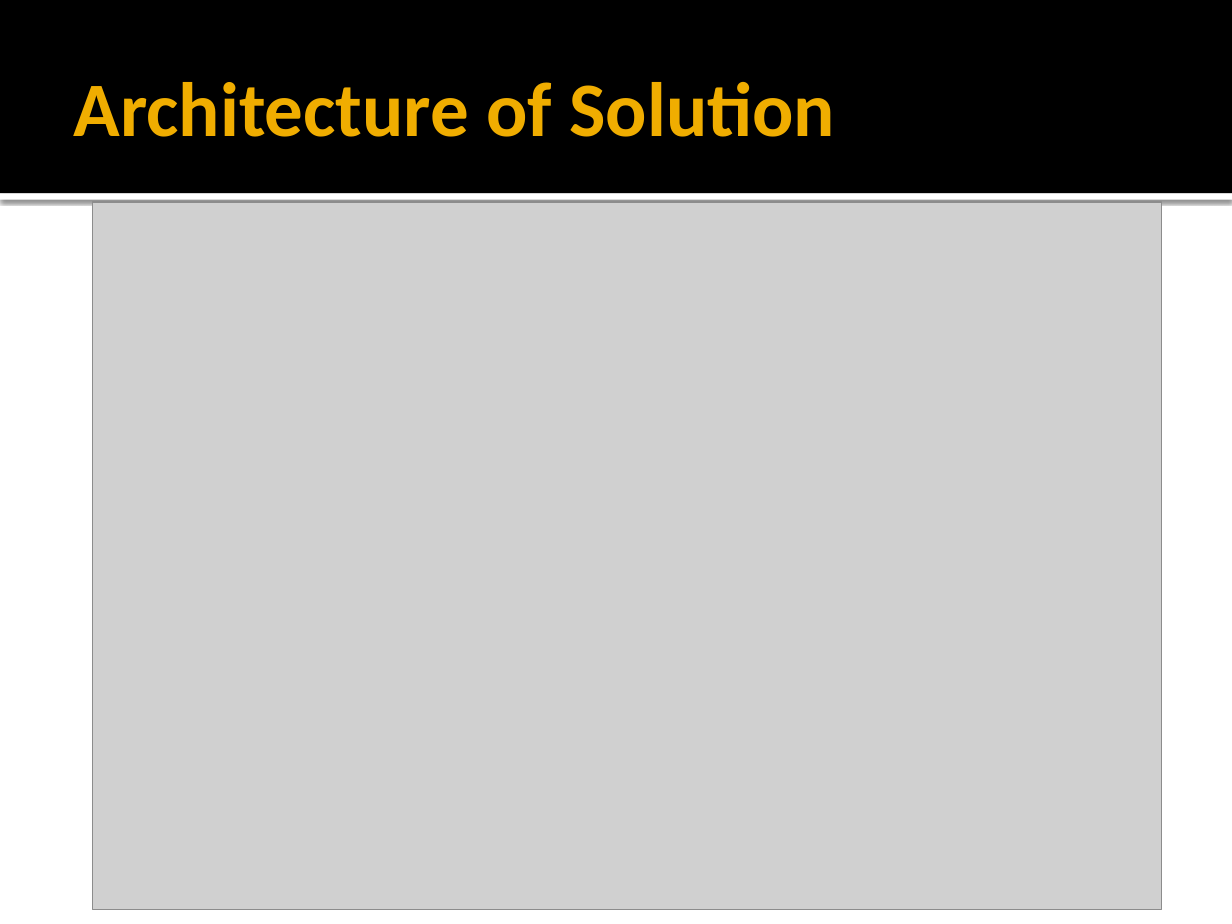
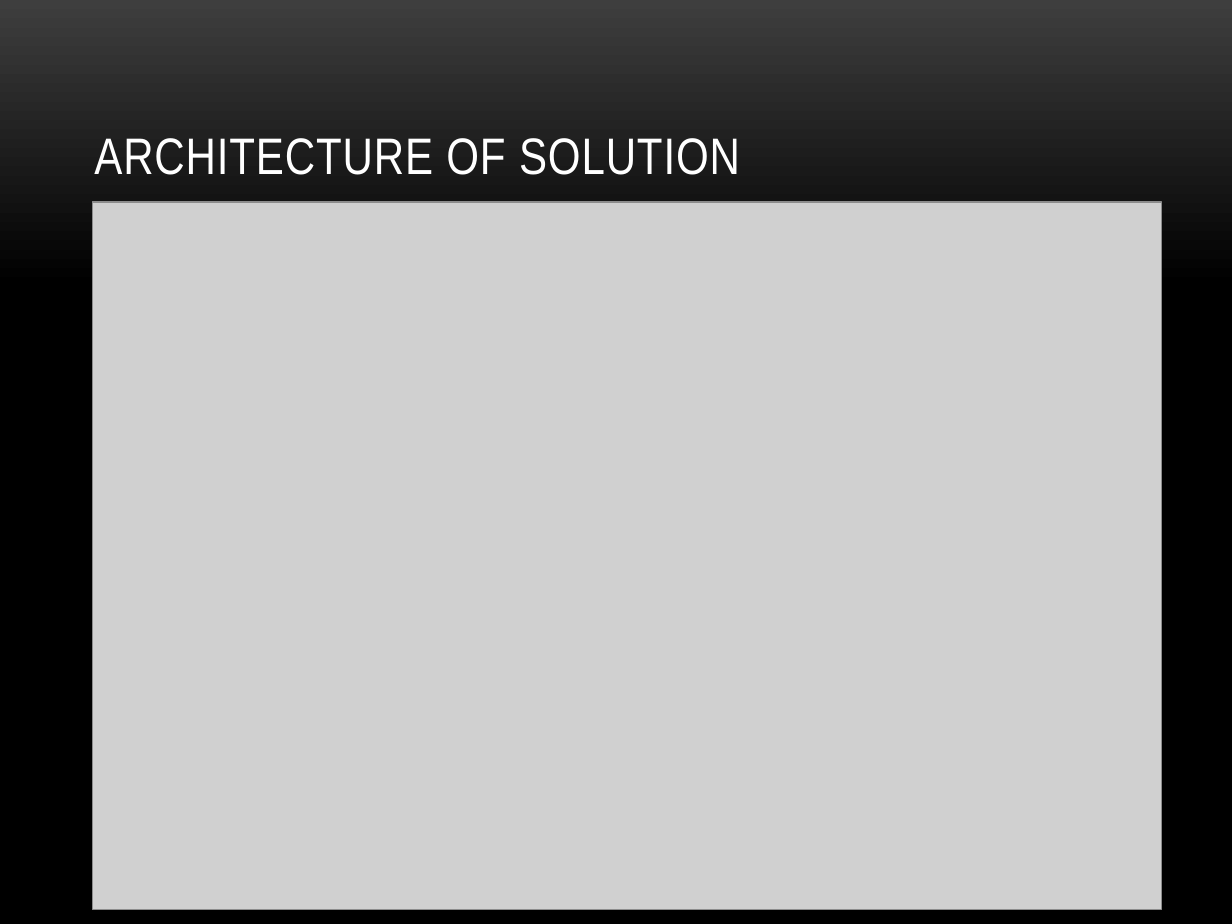
Before and after one commit to anibalvelarde/SSOExample, a slide deck: slide 14 of SSOPresentation/IAM_SSO.pptx (slide 12 before the commit). Drawn at 1232x924 pixels with LibreOffice and Linux fonts; fonts in the diff are those of the drawing; grey boxes stand for pictures; background and template pictures are left out. Boxes give left, top, right and bottom in pixels: in the first picture for what was removed or moved away, otherwise in the second. Text is boxed around its words. In the diff, an @@ line names an element or a change of style, - is before the commit and + after.

```diff
--- a/SSOPresentation/IAM_SSO.pptx
+++ b/SSOPresentation/IAM_SSO.pptx
@@ background #FFFFFF to picture (left out) @@
@@ rectangle removed at (x1=0, y1=0, x2=1232, y2=193) @@
@@ title "ARCHITECTURE OF SOLUTION" at (x1=94, y1=138, x2=740, y2=175): vertical alignment middle to bottom @@
@@ title at (x1=94, y1=138, x2=740, y2=175): text changed; size 45 to 30 pt; font Calibri to Arial Narrow; text colour #F0AD00 to #FFFFFF; bold off @@
-Architecture of Solution
+ARCHITECTURE OF SOLUTION
@@ rectangle removed at (x1=0, y1=193, x2=1232, y2=200) @@
```
Also in this commit, not shown: 15 other slides changed, 7 slides added, 4 slides removed.
